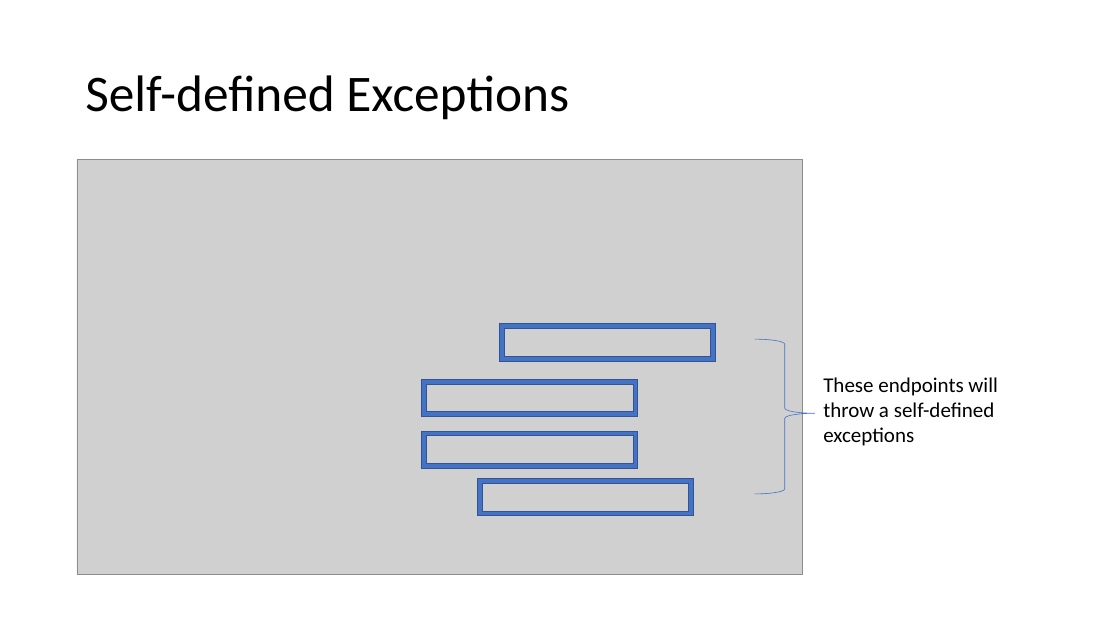
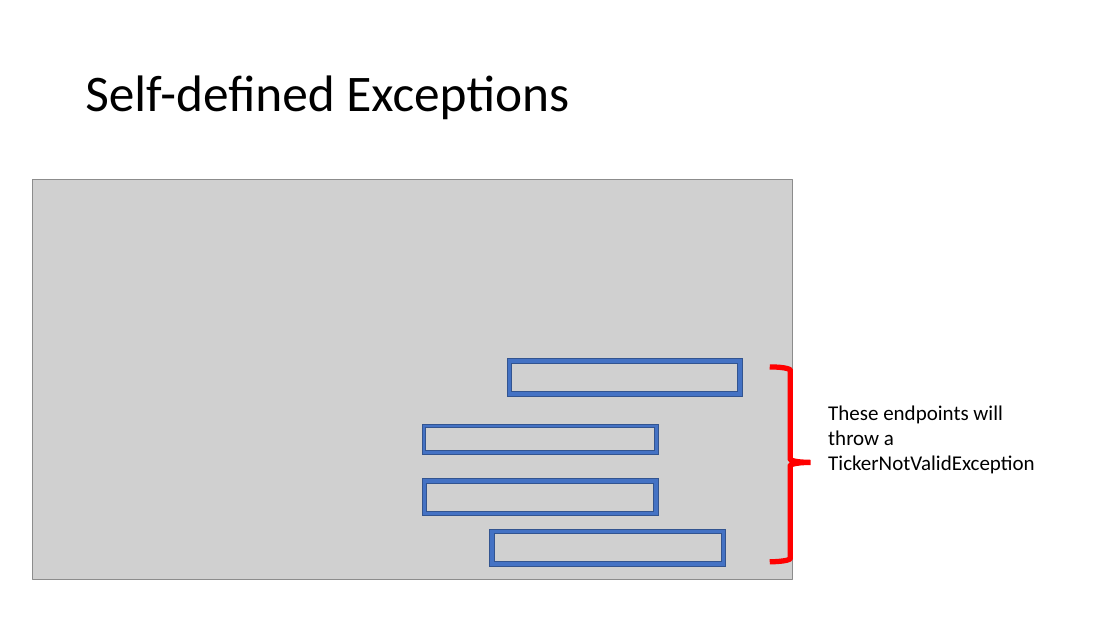
Before and after one commit to lxhq/StockExercise2, a slide deck: slide 8 of Demo_Week2.pptx (slide 7 before the commit). Drawn at 1120x630 pixels with LibreOffice and Linux fonts; fonts in the diff are those of the drawing; grey boxes stand for pictures. Boxes give left, top, right and bottom in pixels: in the first picture for what was removed or moved away, otherwise in the second. Text is boxed around its words. In the diff, an @@ line names an element or a change of style, - is before the commit and + after.

```diff
--- a/Demo_Week2.pptx
+++ b/Demo_Week2.pptx
@@ picture: place and size @@
-picture at box(77, 160, 802, 575)
+picture at box(33, 180, 793, 580)
@@ frame: place and size @@
-frame at box(422, 380, 638, 417)
+frame at box(507, 359, 743, 396)
@@ right brace: place and size @@
-right brace at box(755, 339, 815, 494)
+right brace at box(770, 367, 811, 562)
@@ right brace at box(770, 367, 811, 562): outline #4472C4 0.5 pt to #FF0000 4.5 pt; proportions changed @@
@@ text at box(828, 405, 1034, 474): text changed @@
-These endpoints will throw a self-defined exceptions
+These endpoints will throw a TickerNotValidException
@@ frame: place and size @@
-frame at box(422, 431, 638, 468)
+frame at box(423, 424, 659, 455)
@@ frame: place and size @@
-frame at box(478, 479, 694, 516)
+frame at box(423, 479, 659, 516)
@@ frame: place and size @@
-frame at box(500, 324, 716, 361)
+frame at box(490, 529, 726, 566)
```
Also in this commit, not shown: 6 other slides changed, 3 slides added, 1 other file.
